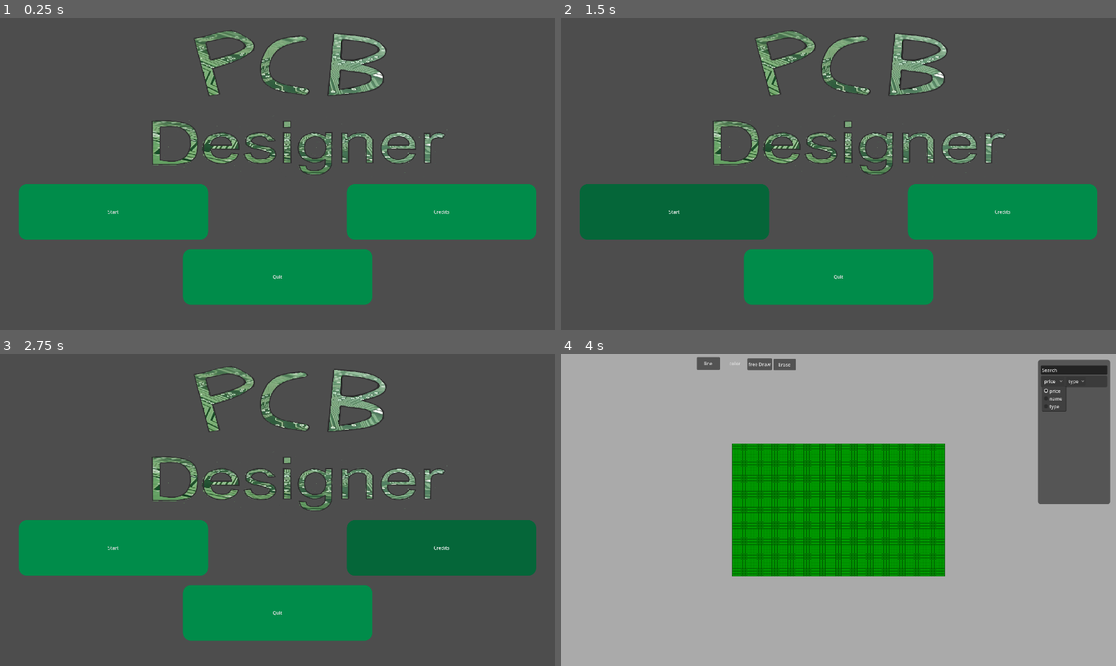
Above: before the commit, frames 1-4 (two rows, left to right).
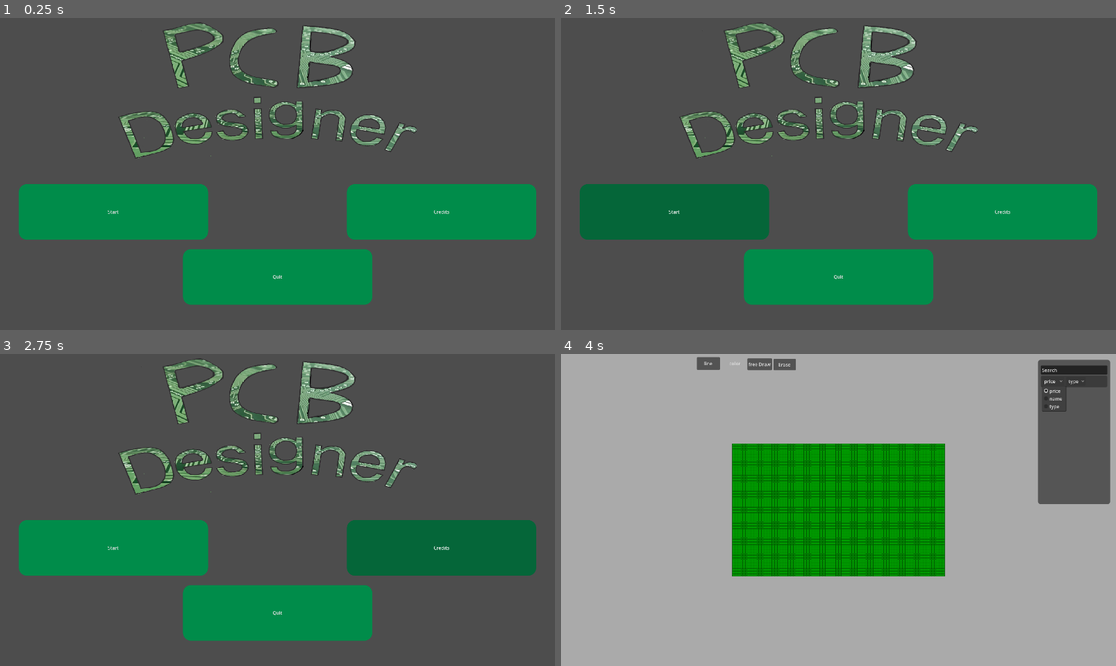
Above: after the commit, the same moments.

Repository: kankern69-max/game-godot
Game: Godot game, scene res://ui/main_menu.tscn
The game is run twice, just before and just after one commit, with the same random seed, the same clock (stepped at 60 frames per second) and the same inputs.
Inputs (mouse positions are in pixels of both pictures, inside the frame that each line leads up to):
- Up to frame 1 (0.25 s): no input
- Up to frame 2 (1.5 s): click "Start" at 0.5 s; click "Start" at 1.25 s
- Up to frame 3 (2.75 s): click "Credits" at 2 s
- Up to frame 4 (4 s): move the mouse to (960, 494) at 2.77 s; hold Right 2.78-3.5 s; tap Alt at 2.85 s; click (960, 494) at 2.92 s; click "price" at 3.5 s

The runs differ from the first frame. In frame 1, 8.5% of the frame differs, in the area x 21-81%, y 1-51%; in frame 2, 8.5%; in frame 3, 8.5%; in frame 4, nothing differs.
Error in both runs: Cannot call method 'change_scene_to_file' on a null value. (res://ui/scripts/main_menu.gd:6)

Commit message:
New logo to main menu

Diff:
--- a/pcd-desinger-v-1/ui/main_menu.tscn
+++ b/pcd-desinger-v-1/ui/main_menu.tscn
@@ -2,7 +2,7 @@
 
 [ext_resource type="Script" uid="uid://c27t5ucvcgikb" path="res://ui/scripts/main_menu.gd" id="1_06t4h"]
 [ext_resource type="AudioStream" uid="uid://dfembns4wg350" path="res://ui/Klikkerdeklik.mp3" id="2_0dkrt"]
-[ext_resource type="Texture2D" uid="uid://4um82ikc3dq5" path="res://ui/PCB_Logo.png" id="3_wk0pr"]
+[ext_resource type="Texture2D" uid="uid://dbcok3cbmavsa" path="res://components/PCB_Logo_2.png" id="3_wk0pr"]
 
 [sub_resource type="StyleBoxFlat" id="StyleBoxFlat_wk0pr"]
 bg_color = Color(0, 0.54901963, 0.2901961, 1)
@@ -77,10 +77,10 @@
 anchors_preset = 15
 anchor_right = 1.0
 anchor_bottom = 1.0
-offset_left = 18.0
-offset_top = -75.0
-offset_right = 18.0
-offset_bottom = -75.0
+offset_left = 31.0
+offset_top = -16.0
+offset_right = 31.0
+offset_bottom = -16.0
 grow_horizontal = 2
 grow_vertical = 2
 mouse_filter = 2
@@ -143,7 +143,7 @@
 volume_db = 8.0
 
 [node name="PcbLogo" type="Sprite2D" parent="." unique_id=1874034518]
-position = Vector2(1031.9999, 299)
+position = Vector2(925, 272)
 rotation = -6.2831855
 scale = Vector2(1.2906717, 0.99655145)
 texture = ExtResource("3_wk0pr")
Binary file added: pcd-desinger-v-1/components/PCB_Logo_2.png
Not shown, added: pcd-desinger-v-1/components/PCB_Logo_2.png.import
Not shown, removed: pcd-desinger-v-1/components/PCB_Logo_2.pdn
Not shown, removed: pcd-desinger-v-1/components/resource_scripts/PCB_Logo_2.pdn
